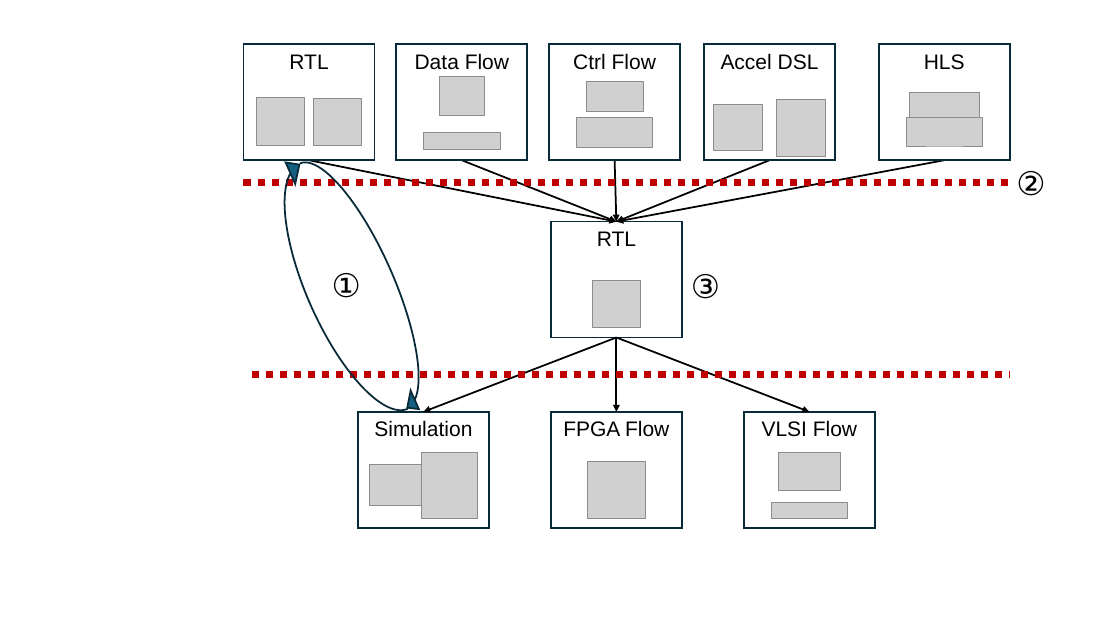
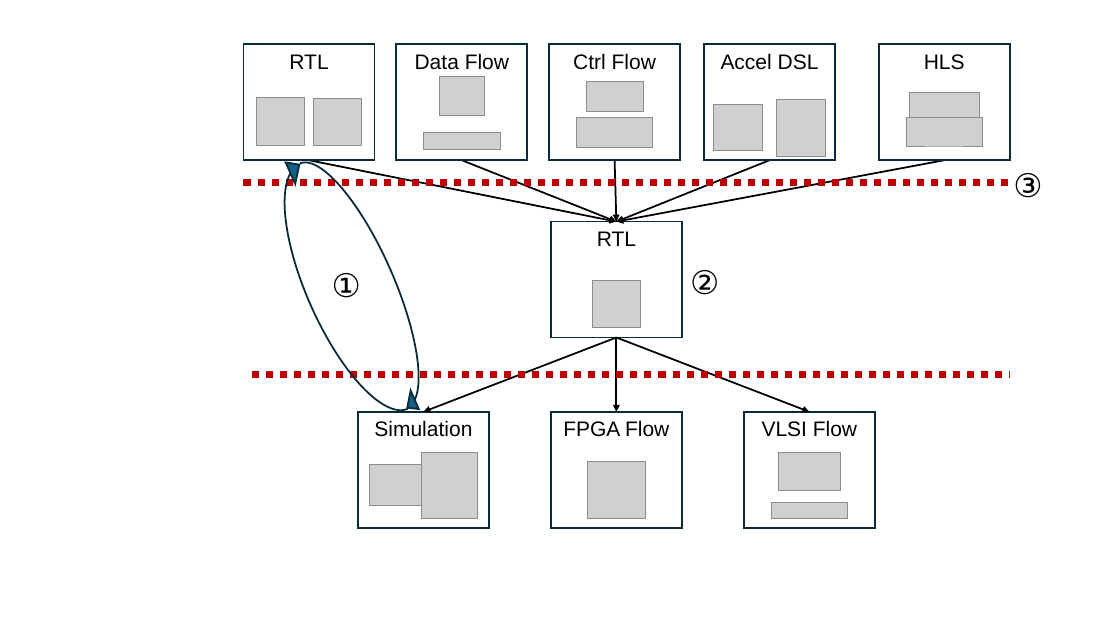
Before and after one commit to vighneshiyer/publications, a slide deck: slide 13 of figs/latte24/figs.pptx. Drawn at 1120x630 pixels with LibreOffice and Linux fonts; fonts in the diff are those of the drawing; grey boxes stand for pictures. Boxes give left, top, right and bottom in pixels: in the first picture for what was removed or moved away, otherwise in the second. Text is boxed around its words. In the diff, an @@ line names an element or a change of style, - is before the commit and + after.

```diff
--- a/figs/latte24/figs.pptx
+++ b/figs/latte24/figs.pptx
@@ text "③": place and size @@
-text "③" at (691, 274, 720, 299)
+text "③" at (1013, 173, 1042, 198)
@@ text "②": place and size @@
-text "②" at (1016, 171, 1045, 196)
+text "②" at (690, 270, 719, 295)
```
Also in this commit, not shown: 2 slides added, 5 other files.
